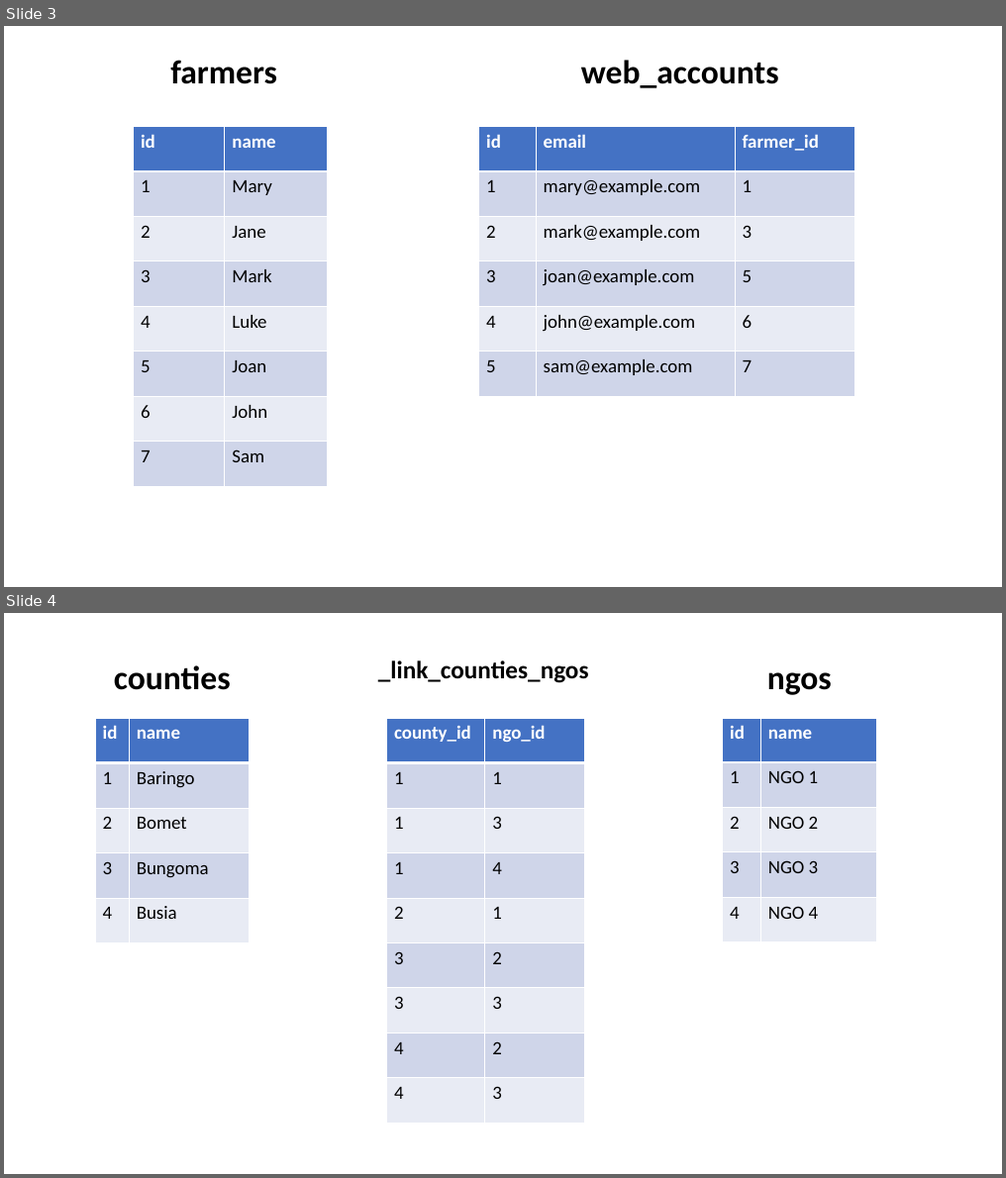
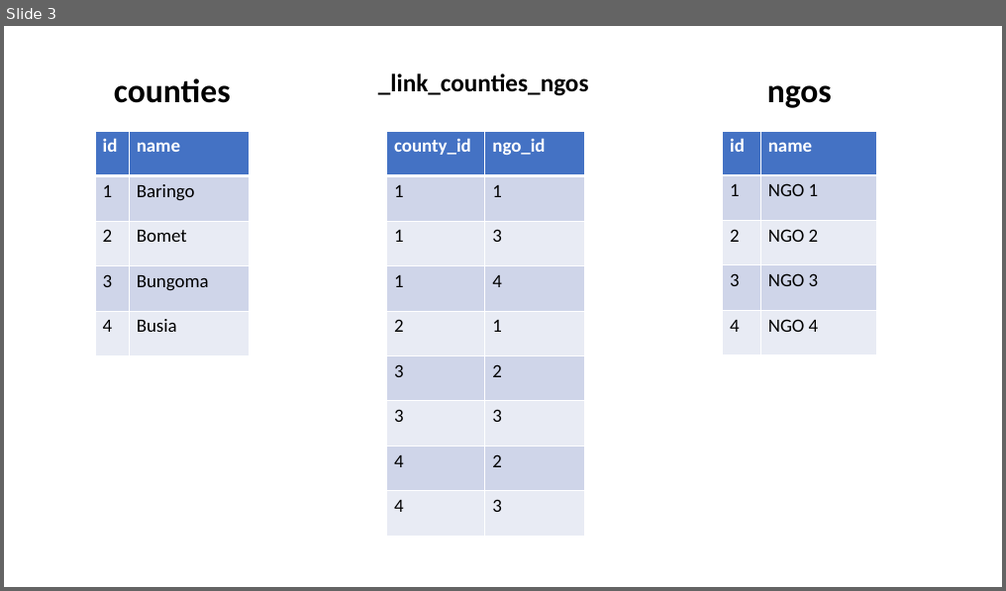
Before and after one commit to stats4sd/Installation-Guides, a slide deck: assets/images/relationships/source-tables.pptx. Shown one above the other, each under a label of ours: slides 3 and 4 before the commit, slide 3 after it. The pictures are 1006x1178 and 1006x591 pixels, drawn with LibreOffice and Linux fonts; fonts in the diff are those of the drawing. Boxes give left, top, right and bottom in pixels: in the first picture for what was removed or moved away, otherwise in the second. Text is boxed around its words. In the diff, an @@ line names an element or a change of style, - is before the commit and + after.

```diff
--- a/assets/images/relationships/source-tables.pptx
+++ b/assets/images/relationships/source-tables.pptx
@@ slide 3 removed at (4,26,1002,587), background #FFFFFF @@
@@ text removed at (170,60,277,84) @@
-farmers
@@ text removed at (581,60,779,88) @@
-web_accounts
@@ table removed at (134,126,328,486), 8 rows, 2 columns @@
-id | name
-1 | Mary
-2 | Jane
-3 | Mark
-4 | Luke
-5 | Joan
-6 | John
-7 | Sam
@@ table removed at (478,126,855,396), 6 rows, 3 columns @@
-id | email | farmer_id
-1 | mary@example.com | 1
-2 | mark@example.com | 3
-3 | joan@example.com | 5
-4 | john@example.com | 6
-5 | sam@example.com | 7
@@ what was slide 4 is now slide 3 @@
```
Also in this commit, not shown: 2 slides changed, 7 other files.
